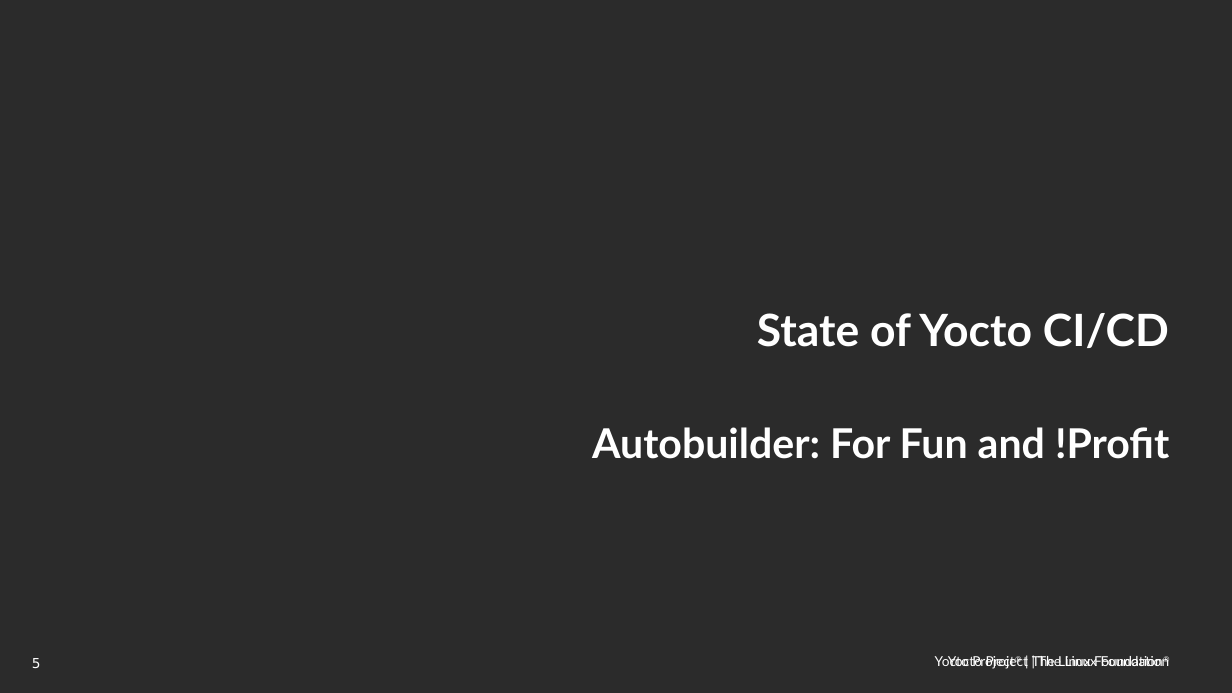
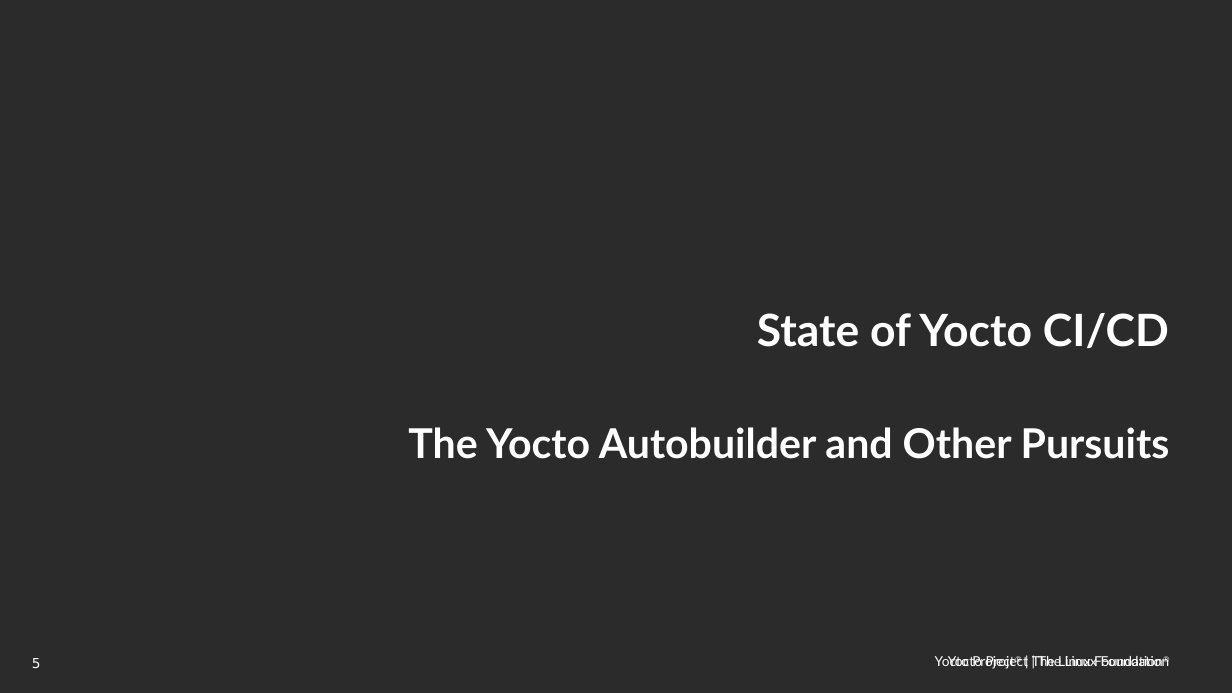
Before and after one commit to threexc/yocto-tekton, a slide deck: slide 5 of yddtalk/YP_DevDay_k8s_tekton.odp. Drawn at 1232x693 pixels with LibreOffice and Linux fonts; fonts in the diff are those of the drawing; background and template pictures are left out; a plain dark background stands for a picture behind light text. Boxes give left, top, right and bottom in pixels: in the first picture for what was removed or moved away, otherwise in the second. Text is boxed around its words. In the diff, an @@ line names an element or a change of style, - is before the commit and + after.

```diff
--- a/yddtalk/YP_DevDay_k8s_tekton.odp
+++ b/yddtalk/YP_DevDay_k8s_tekton.odp
@@ text at box(408, 427, 1170, 459): text changed @@
-Autobuilder: For Fun and !Profit
+The Yocto Autobuilder and Other Pursuits
```
Also in this commit, not shown: 1 other slide changed, 7 slides added, 3 slides removed.
